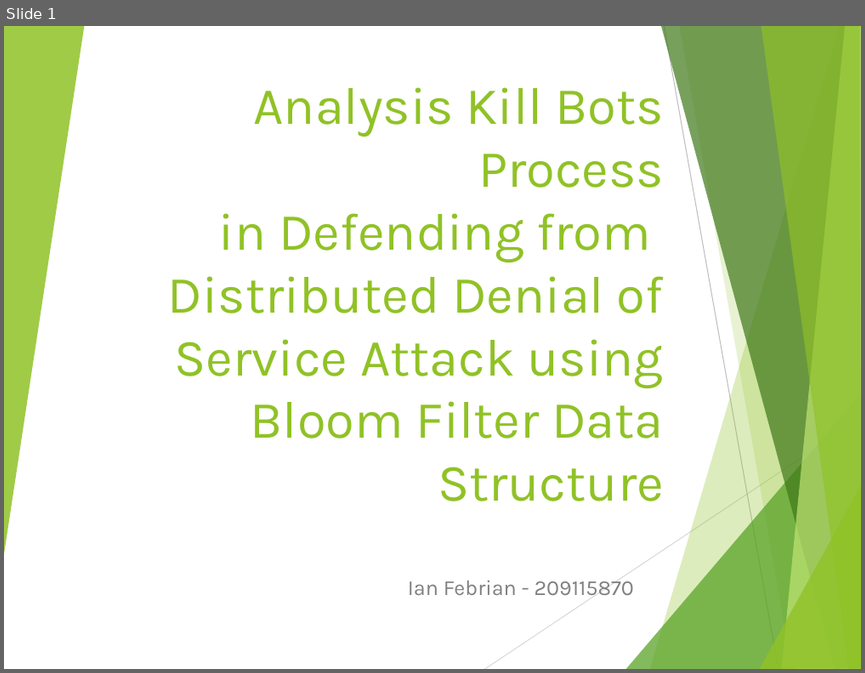
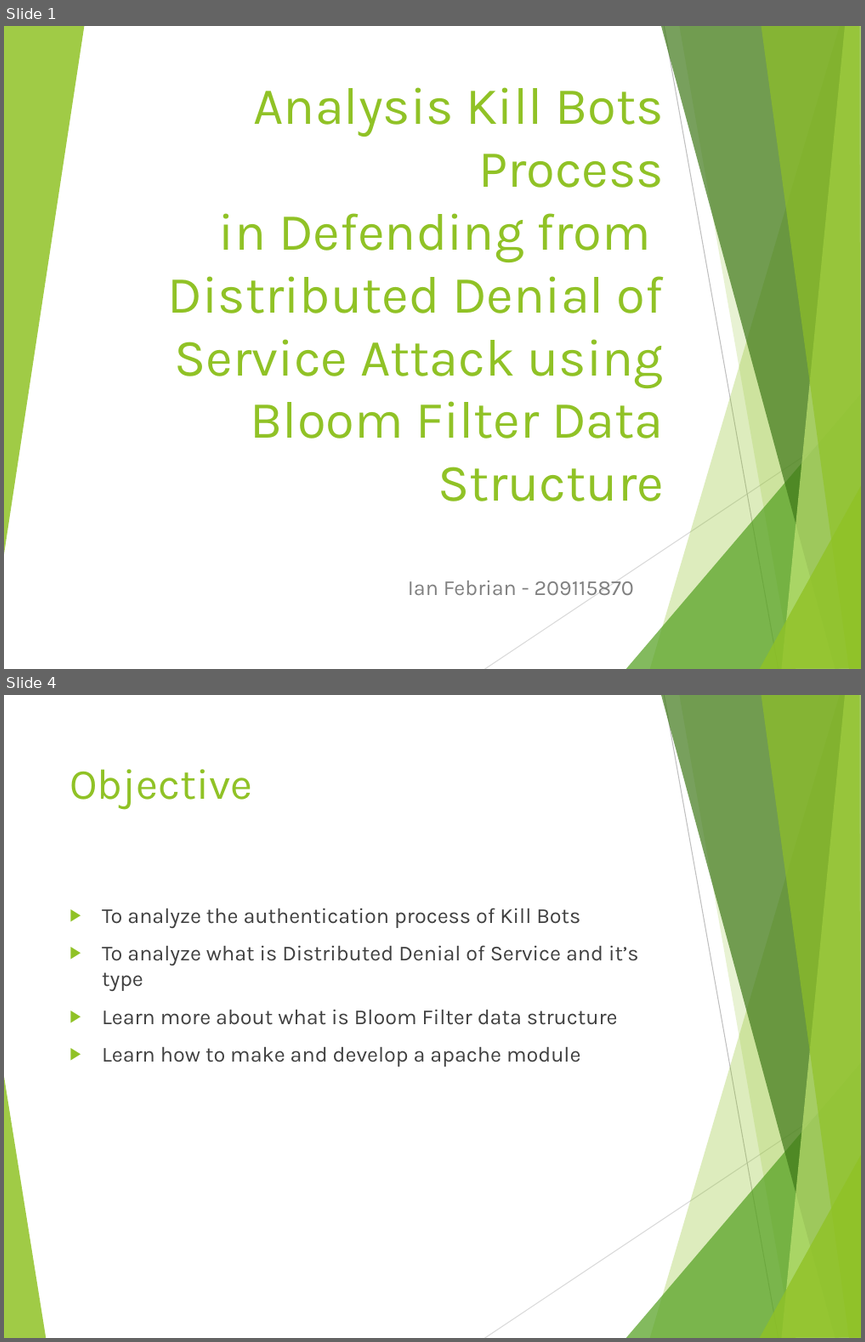
Before and after one commit to iankinch84/TugasAkhirSTTS, a slide deck: _TUGAS AKHIR/BUKU/Current/Presentasi/Presentasi Seminar.pptx. Shown one above the other, each under a label of ours: slide 1 before the commit, slides 1 and 4 after it; the slides between them are not shown. The pictures are 865x673 and 865x1342 pixels, drawn with LibreOffice and Linux fonts; fonts in the diff are those of the drawing. Boxes give left, top, right and bottom in pixels: in the first picture for what was removed or moved away, otherwise in the second. Text is boxed around its words. In the diff, an @@ line names an element or a change of style, - is before the commit and + after.

```diff
--- a/_TUGAS AKHIR/BUKU/Current/Presentasi/Presentasi Seminar.pptx
+++ b/_TUGAS AKHIR/BUKU/Current/Presentasi/Presentasi Seminar.pptx
@@ slide 4 added at bbox=[4, 695, 861, 1338], background #FFFFFF; not listed: 9 template elements that a slide beside it also shows @@
@@ title added at bbox=[69, 769, 252, 810], 36 pt, text #90C226 @@
+Objective
@@ text added at bbox=[102, 907, 639, 1066], 18 pt, text #404040 @@
+▶ To analyze the authentication process of Kill Bots
+▶ To analyze what is Distributed Denial of Service and it’s type
+▶ Learn more about what is Bloom Filter data structure
+▶ Learn how to make and develop a apache module
@@ freeform shape added at bbox=[4, 1072, 46, 1338], fill #90C226 at 85% opacity @@
```
Also in this commit, not shown: 1 slide changed, 31 other slides added, 1 slide removed, 9 other files.
